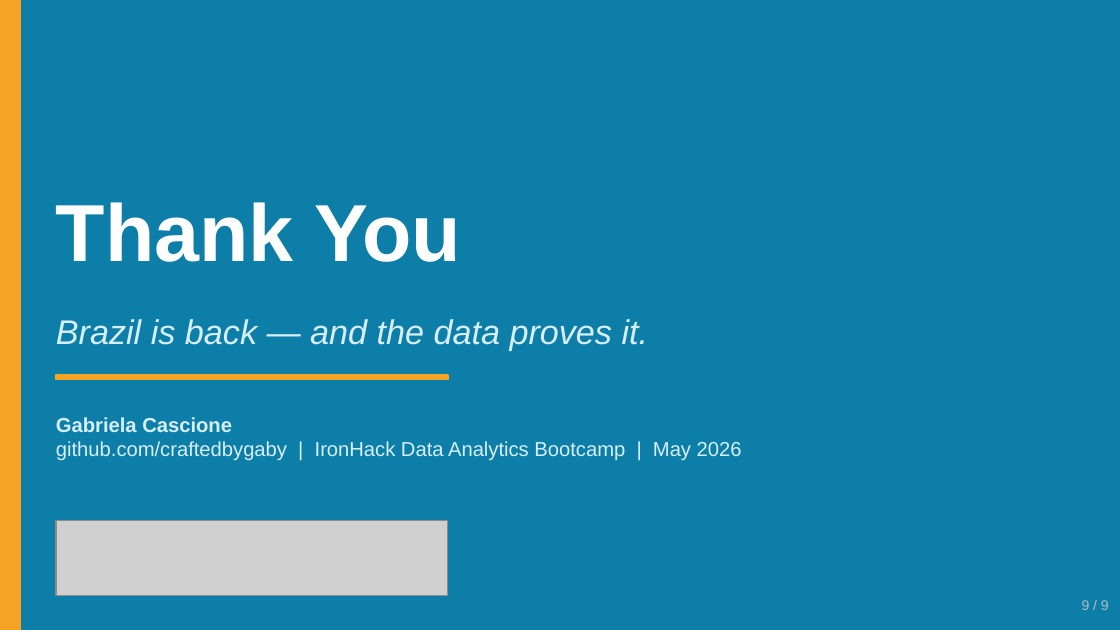
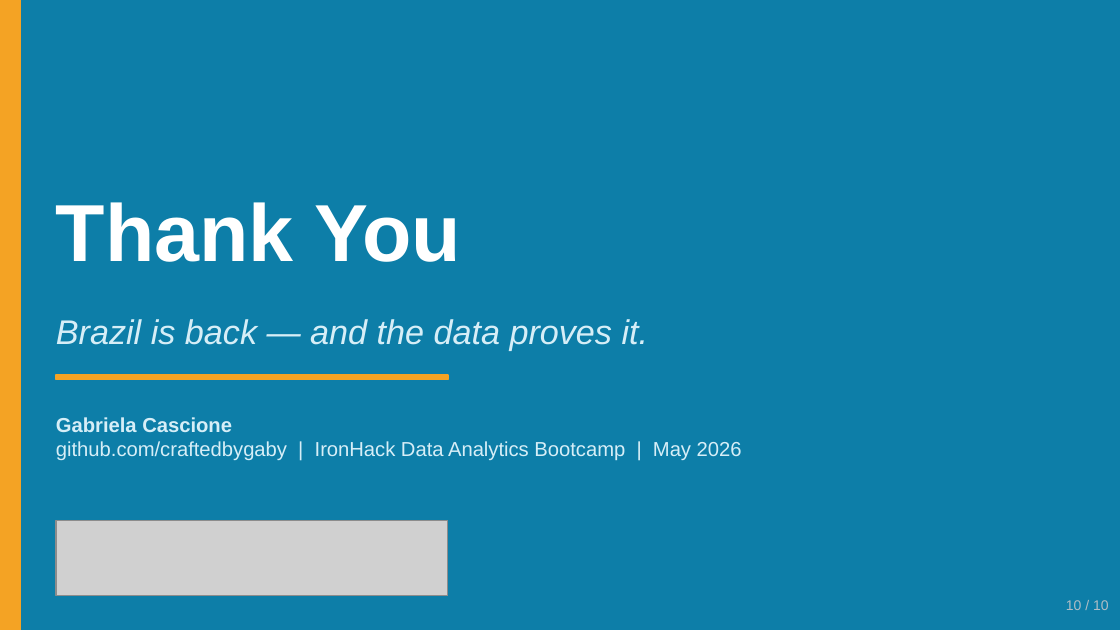
Before and after one commit to craftedbygaby/viewpoint_insights, a slide deck: slide 10 of brazils_road_back_presentation.pptx (slide 9 before the commit). Drawn at 1120x630 pixels with LibreOffice and Linux fonts; fonts in the diff are those of the drawing; grey boxes stand for pictures. Boxes give left, top, right and bottom in pixels: in the first picture for what was removed or moved away, otherwise in the second. Text is boxed around its words. In the diff, an @@ line names an element or a change of style, - is before the commit and + after.

```diff
--- a/brazils_road_back_presentation.pptx
+++ b/brazils_road_back_presentation.pptx
@@ text at [1066,600,1109,610]: text changed @@
-9 / 9
+10 / 10
```
Also in this commit, not shown: 7 other slides changed, 1 slide added, 3 other files.
